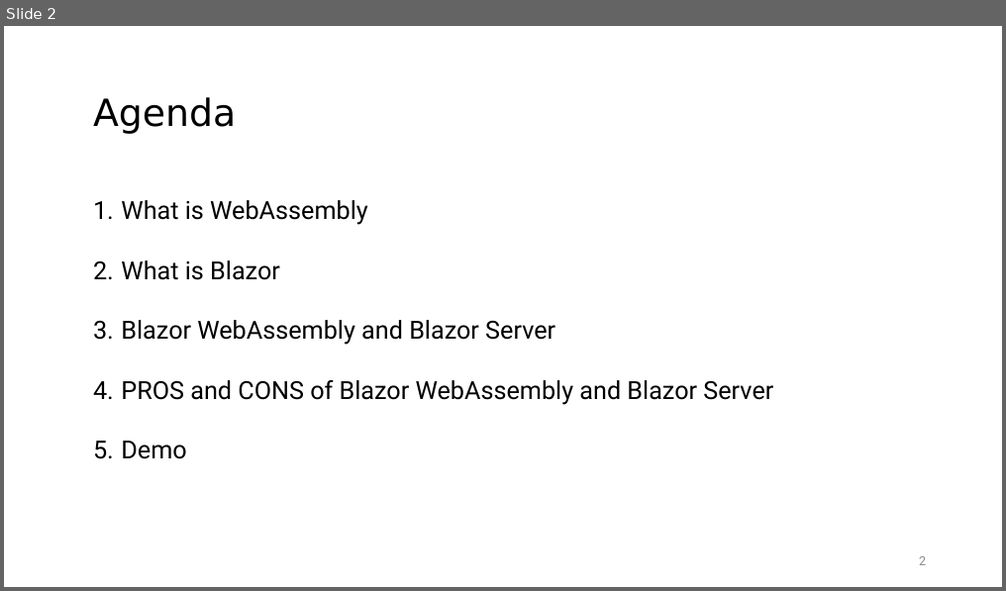
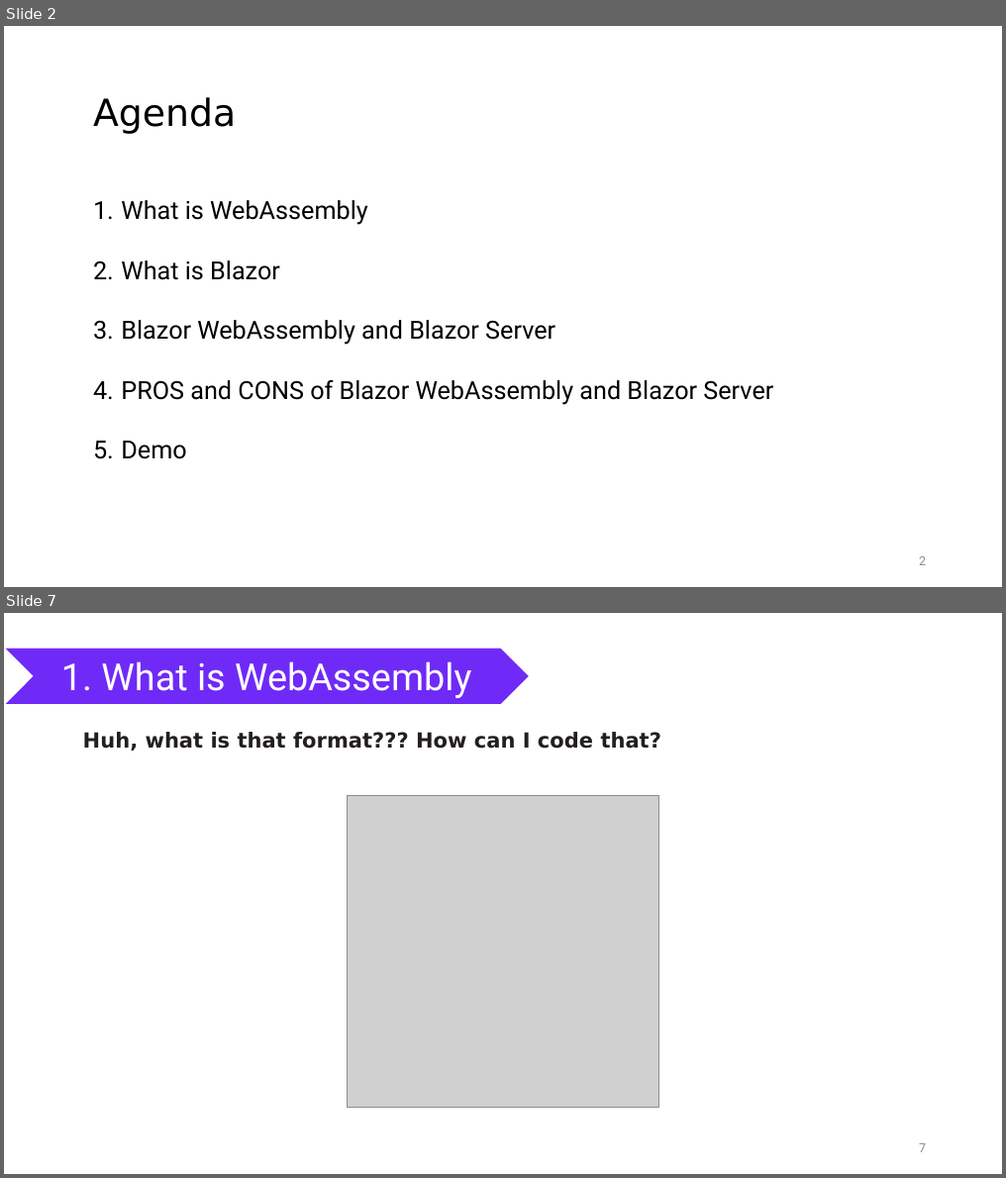
Before and after one commit to nguyenhoanthienit/blazor, a slide deck: Documents/seminar.pptx. Shown one above the other, each under a label of ours: slide 2 before the commit, slides 2 and 7 after it; the slides between them are not shown. The pictures are 1006x591 and 1006x1178 pixels, drawn with LibreOffice and Linux fonts; fonts in the diff are those of the drawing; grey boxes stand for pictures. Boxes give left, top, right and bottom in pixels: in the first picture for what was removed or moved away, otherwise in the second. Text is boxed around its words. In the diff, an @@ line names an element or a change of style, - is before the commit and + after.

```diff
--- a/Documents/seminar.pptx
+++ b/Documents/seminar.pptx
@@ slide 7 added at <box>4,613,1002,1174</box>, background #FFFFFF @@
@@ chevron added at <box>4,649,530,705</box>, fill #702AF7, outline #FFFFFF 1 pt, 36 pt, text #FFFFFF @@
+1. What is WebAssembly
@@ text added at <box>83,732,661,751</box>, 20 pt, text #231F20, bold @@
+Huh, what is that format??? How can I code that?
@@ picture added at <box>347,796,659,1108</box> @@
@@ page number added at <box>919,1144,926,1153</box>, 12 pt, text #8C8C8C @@
+7
```
Also in this commit, not shown: 4 slides changed, 12 other slides added, 1 slide removed, 11 other files.
